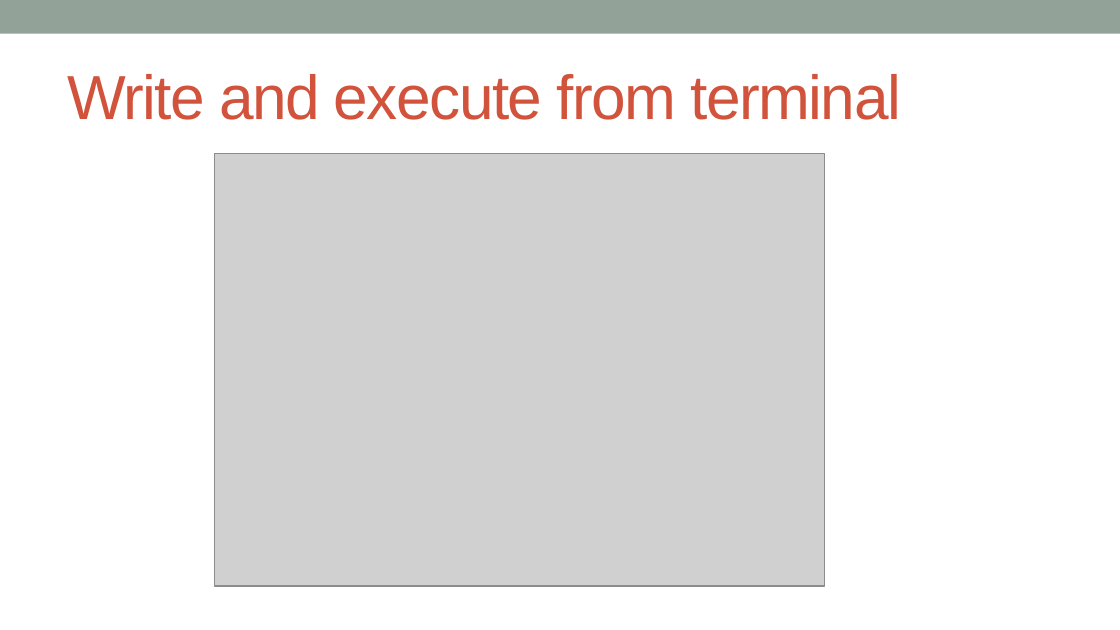
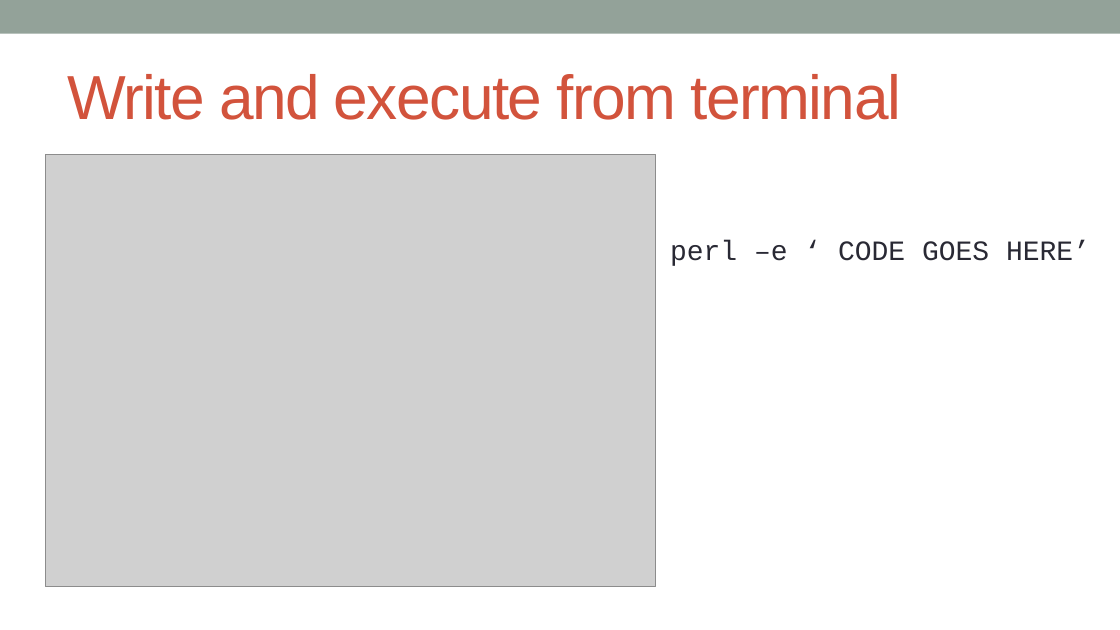
Before and after one commit to kanhu-pcr-code/bioinfo-PERL-course, a slide deck: slide 19 of PPTs/Getting_stared_with_perl.pptx (slide 16 before the commit). Drawn at 1120x630 pixels with LibreOffice and Linux fonts; fonts in the diff are those of the drawing; grey boxes stand for pictures. Boxes give left, top, right and bottom in pixels: in the first picture for what was removed or moved away, otherwise in the second. Text is boxed around its words. In the diff, an @@ line names an element or a change of style, - is before the commit and + after.

```diff
--- a/PPTs/Getting_stared_with_perl.pptx
+++ b/PPTs/Getting_stared_with_perl.pptx
@@ picture: place and size @@
-picture at (214,153,824,586)
+picture at (46,155,656,587)
@@ text added at (670,241,1090,266), 18 pt, text #292934 @@
+perl –e ‘ CODE GOES HERE’
```
Also in this commit, not shown: 7 other slides changed, 2 slides added, 22 other files.
